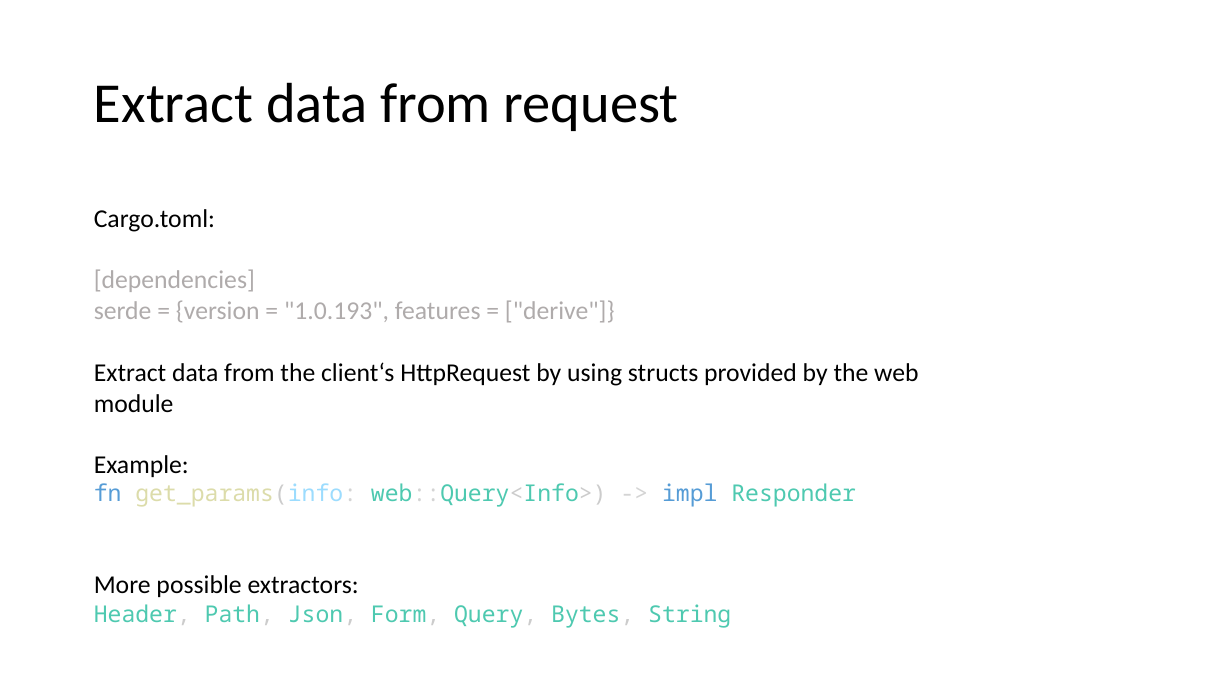
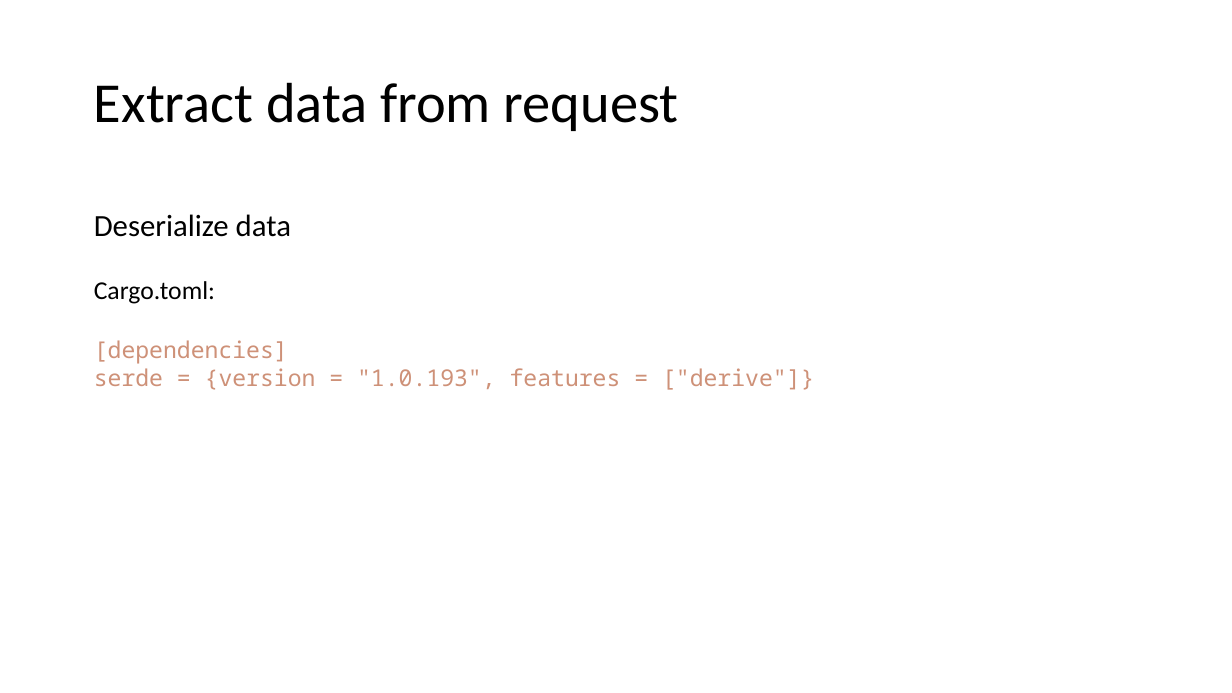
Before and after one commit to floscodes/actix_talk, a slide deck: slide 9 of Pres.pptx. Drawn at 1232x693 pixels with LibreOffice and Linux fonts; fonts in the diff are those of the drawing. Boxes give left, top, right and bottom in pixels: in the first picture for what was removed or moved away, otherwise in the second. Text is boxed around its words. In the diff, an @@ line names an element or a change of style, - is before the commit and + after.

```diff
--- a/Pres.pptx
+++ b/Pres.pptx
@@ text at <box>94,214,291,237</box>: paragraph added @@
+Deserialize data
@@ text at <box>94,340,814,390</box>: size 20 to 18 pt, font Calibri to Noto Sans Mono, text colour #AFABAB to #CE9178 in "[dependencies]", "serde = {version = "1.0.193", features = ..." @@
@@ text at <box>94,362,918,627</box>: paragraphs removed @@
-Extract data from the client‘s HttpRequest by using structs provided by the web module
-Example:
-fn get_params(info: web::Query<Info>) -> impl Responder
-More possible extractors:
-Header, Path, Json, Form, Query, Bytes, String
```
Also in this commit, not shown: 10 other slides changed, 1 other file.
